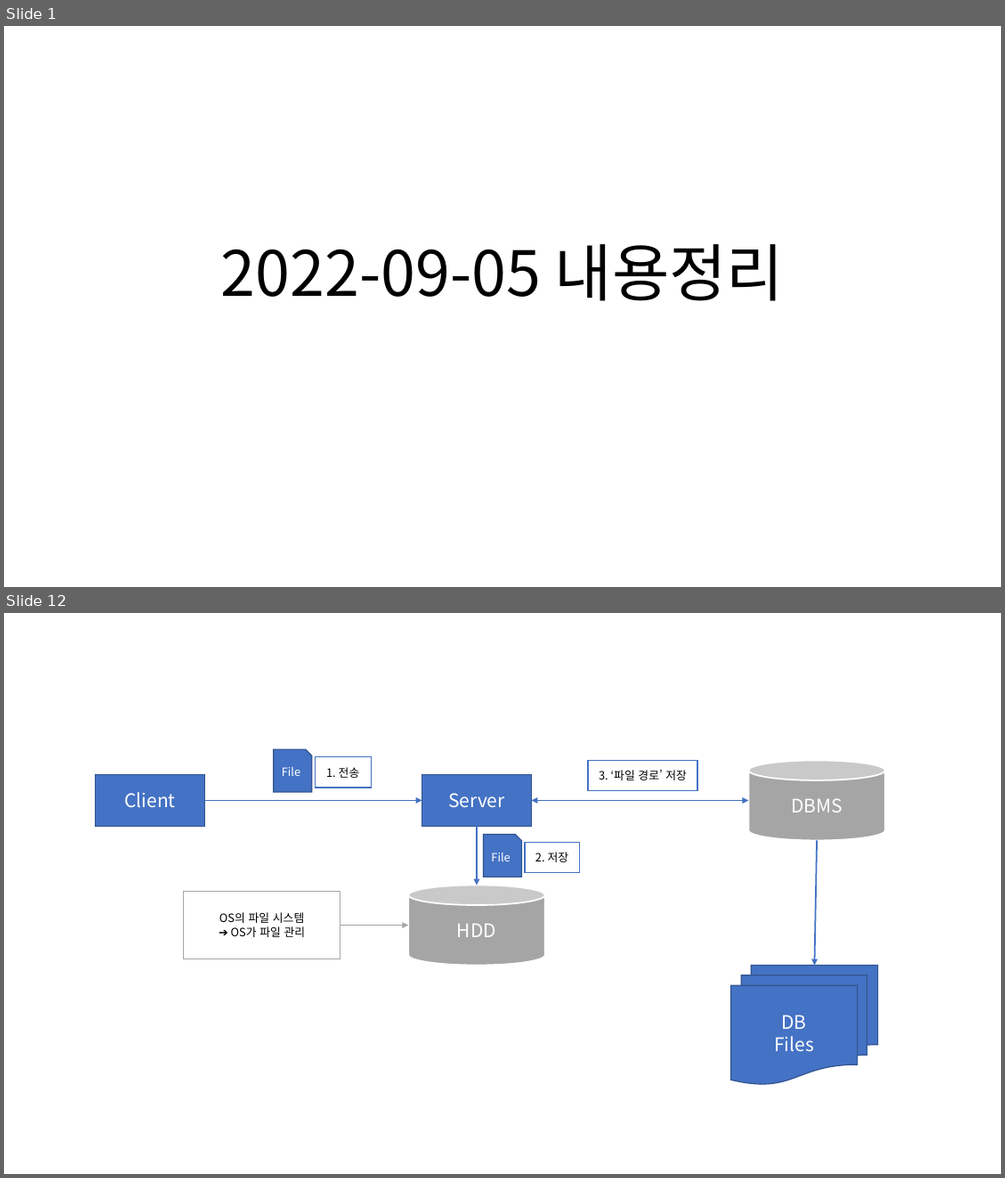
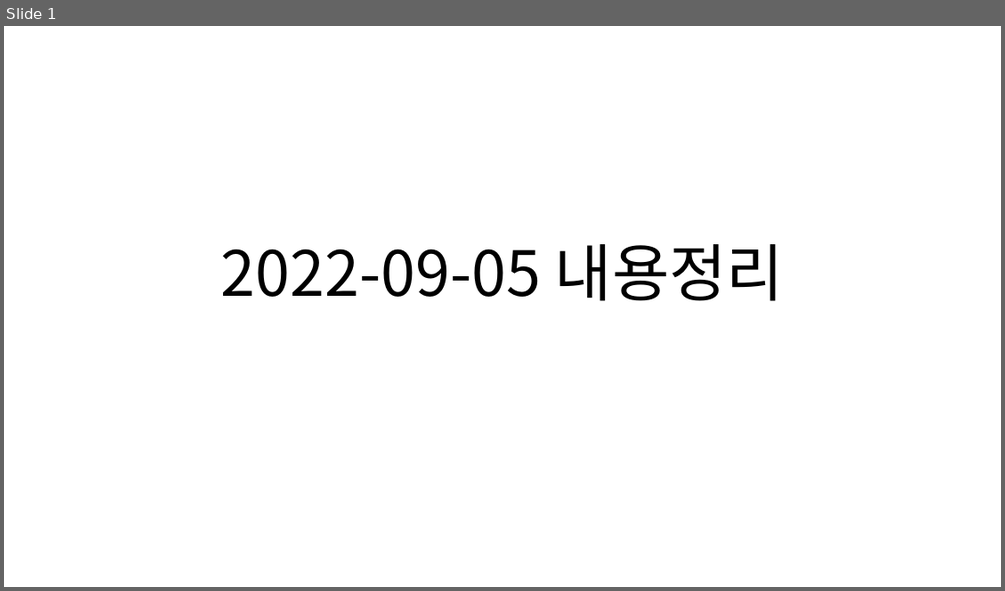
Before and after one commit to Dingadung/2022-study-workspace, a slide deck: study-note/데이터베이스/2022-09-05 내용정리.pptx. Shown one above the other, each under a label of ours: slides 1 and 12 before the commit, slide 1 after it; the slides between them are not shown. The pictures are 1005x1178 and 1005x591 pixels, drawn with LibreOffice and Linux fonts; fonts in the diff are those of the drawing. Boxes give left, top, right and bottom in pixels: in the first picture for what was removed or moved away, otherwise in the second. Text is boxed around its words. In the diff, an @@ line names an element or a change of style, - is before the commit and + after.

```diff
--- a/study-note/데이터베이스/2022-09-05 내용정리.pptx
+++ b/study-note/데이터베이스/2022-09-05 내용정리.pptx
@@ slide 12 removed at (x1=4, y1=613, x2=1001, y2=1174), background #FFFFFF @@
@@ snip rect removed at (x1=273, y1=749, x2=311, y2=792) @@
-File
@@ rectangle removed at (x1=316, y1=757, x2=372, y2=788) @@
-1. 전송
@@ rectangle removed at (x1=588, y1=761, x2=698, y2=791) @@
-3. ‘파일 경로’ 저장
@@ cylinder removed at (x1=749, y1=761, x2=886, y2=840) @@
-DBMS
@@ rectangle removed at (x1=96, y1=774, x2=205, y2=826) @@
-Client
@@ rectangle removed at (x1=422, y1=774, x2=532, y2=826) @@
-Server
@@ arrow removed from (205, 801) to (422, 801) @@
@@ arrow removed from (477, 826) to (477, 885) @@
@@ double arrow removed from (531, 801) to (749, 801) @@
@@ snip rect removed at (x1=484, y1=835, x2=521, y2=877) @@
-File
@@ rectangle removed at (x1=526, y1=842, x2=580, y2=873) @@
-2. 저장
@@ arrow removed from (817, 840) to (815, 965) @@
@@ rectangle removed at (x1=184, y1=892, x2=340, y2=959) @@
-OS의 파일 시스템
-➔ OS가 파일 관리
@@ cylinder removed at (x1=409, y1=885, x2=545, y2=965) @@
-HDD
@@ arrow removed from (340, 925) to (409, 925) @@
@@ flow chart multidocument removed at (x1=731, y1=965, x2=878, y2=1084) @@
-DB
-Files
```
Also in this commit, not shown: 21 other slides removed, 4 other files.
